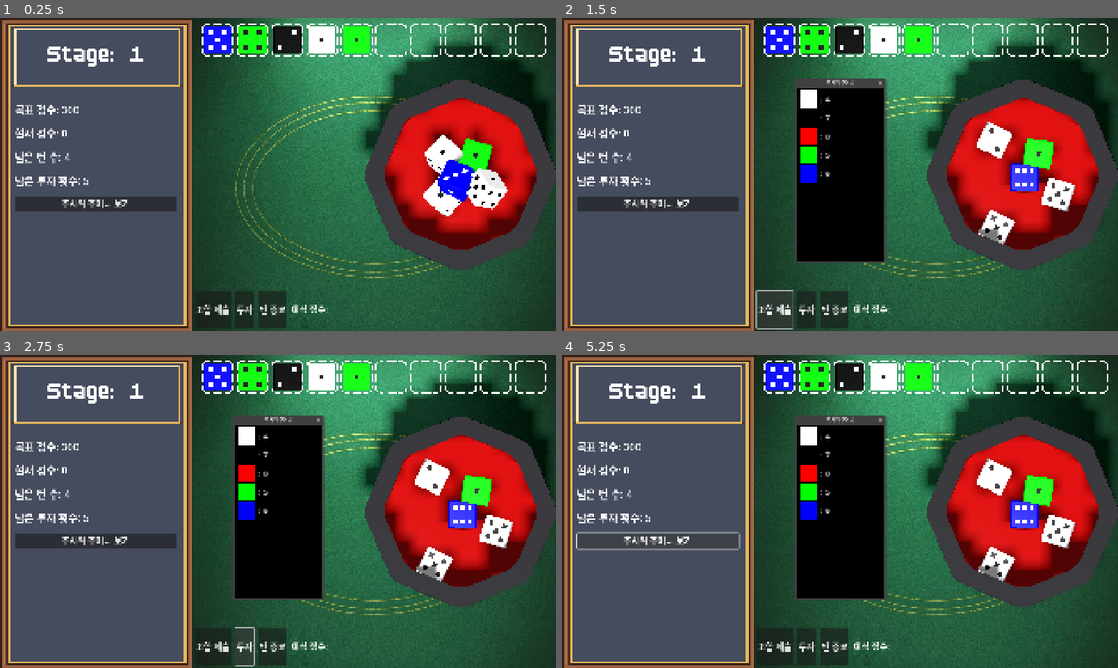
Above: before the commit, frames 1-4 (two rows, left to right).
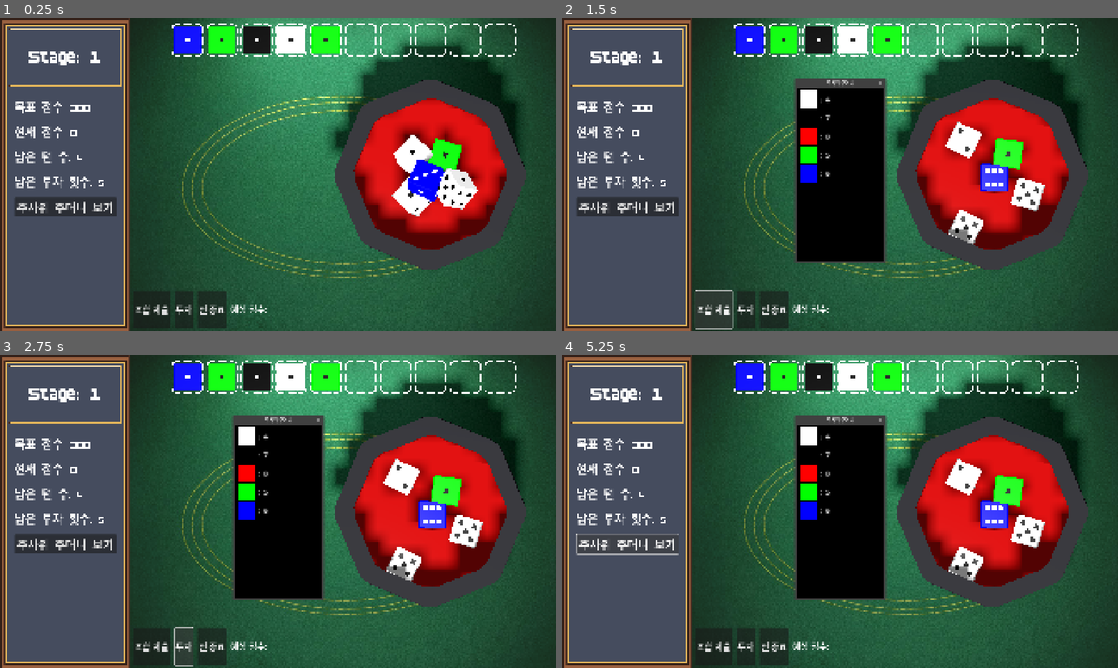
Above: after the commit, the same moments.

Repository: SangHyung-Jung/ColorDiceRollGame
Game: Godot game, scene res://main_screen.tscn
Two runs of this game, one before a commit and one after it. Both use one fixed random seed, a clock stepped at 60 frames per second and the inputs below.
Inputs:
- Up to frame 1 (0.25 s): no input
- Up to frame 2 (1.5 s): click "주사위 주머니 보기" at 0.5 s; click "조합 제출" at 1.25 s
- Up to frame 3 (2.75 s): click "투자" at 2 s
- Up to frame 4 (5.25 s): click "주사위 주머니 보기" at 2.75 s; click "조합 제출" at 3.5 s; click "투자" at 4.25 s; click "주사위 주머니 보기" at 5 s

The runs differ from the first frame. In frame 1, 47% of the frame differs, in the area x 0-100%, y 0-100%; in frame 2, 43%; in frame 3, 43%; in frame 4, 44%.

Commit message:
ui score panel ratio and font fix

Diff:
--- a/main_screen.gd
+++ b/main_screen.gd
@@ -2,12 +2,12 @@
 class_name MainScreen
 
 # === UI 노드 참조 ===
-@onready var stage_label: Label = $MainLayout/InfoPanel/VBoxContainer/StageLabel
-@onready var target_score_label: Label = $MainLayout/InfoPanel/VBoxContainer/TargetScoreLabel
-@onready var current_score_label: Label = $MainLayout/InfoPanel/VBoxContainer/CurrentScoreLabel
-@onready var turns_left_label: Label = $MainLayout/InfoPanel/VBoxContainer/TurnsLeftLabel
-@onready var invests_left_label: Label = $MainLayout/InfoPanel/VBoxContainer/InvestsLeftLabel
-@onready var view_dice_bag_button: Button = $MainLayout/InfoPanel/VBoxContainer/ViewDiceBagButton
+@onready var stage_label: Label = $MainLayout/InfoPanel/Panel/VBoxContainer/StageLabel
+@onready var target_score_label: Label = $MainLayout/InfoPanel/Panel/VBoxContainer/TargetScoreLabel
+@onready var current_score_label: Label = $MainLayout/InfoPanel/Panel/VBoxContainer/CurrentScoreLabel
+@onready var turns_left_label: Label = $MainLayout/InfoPanel/Panel/VBoxContainer/TurnsLeftLabel
+@onready var invests_left_label: Label = $MainLayout/InfoPanel/Panel/VBoxContainer/InvestsLeftLabel
+@onready var view_dice_bag_button: Button = $MainLayout/InfoPanel/Panel/VBoxContainer/ViewDiceBagButton
 @onready var submit_button: Button = $MainLayout/GameArea/InteractionUI/HBoxContainer/SubmitButton
 @onready var invest_button: Button = $MainLayout/GameArea/InteractionUI/HBoxContainer/InvestButton
 @onready var turn_end_button: Button = $MainLayout/GameArea/InteractionUI/HBoxContainer/TurnEndButton
--- a/main_screen.tscn
+++ b/main_screen.tscn
@@ -1,8 +1,11 @@
-[gd_scene load_steps=4 format=3 uid="uid://c81qr2c7cgegt"]
+[gd_scene load_steps=5 format=3 uid="uid://c81qr2c7cgegt"]
 
 [ext_resource type="Script" uid="uid://tfyw8iy6l28q" path="res://main_screen.gd" id="1_ssyjo"]
-[ext_resource type="Texture2D" uid="uid://8oa8tkgqa6kq" path="res://background.png" id="2_m5k1w"]
+[ext_resource type="Texture2D" uid="uid://b6ra7i5qkug47" path="res://score_panel.png" id="2_stk2i"]
 [ext_resource type="FontFile" uid="uid://ulruyehktvyh" path="res://font/boldpixels/BoldPixels.otf" id="3_7a4el"]
+
+[sub_resource type="StyleBoxTexture" id="StyleBoxTexture_fplum"]
+texture = ExtResource("2_stk2i")
 
 [node name="MainScreen" type="Control"]
 layout_mode = 3
@@ -12,16 +15,6 @@
 grow_horizontal = 2
 grow_vertical = 2
 script = ExtResource("1_ssyjo")
-
-[node name="Background" type="TextureRect" parent="."]
-layout_mode = 1
-anchors_preset = 15
-anchor_right = 1.0
-anchor_bottom = 1.0
-grow_horizontal = 2
-grow_vertical = 2
-texture = ExtResource("2_m5k1w")
-expand_mode = 1
 
 [node name="MainLayout" type="HBoxContainer" parent="."]
 layout_mode = 1
@@ -33,54 +26,68 @@
 theme_override_constants/separation = 0
 
 [node name="InfoPanel" type="MarginContainer" parent="MainLayout"]
-custom_minimum_size = Vector2(660, 0)
+custom_minimum_size = Vector2(450, 0)
 layout_mode = 2
-theme_override_constants/margin_left = 50
-theme_override_constants/margin_top = 50
-theme_override_constants/margin_right = 50
-theme_override_constants/margin_bottom = 20
 
-[node name="VBoxContainer" type="VBoxContainer" parent="MainLayout/InfoPanel"]
+[node name="Panel" type="Panel" parent="MainLayout/InfoPanel"]
 layout_mode = 2
+theme_override_styles/panel = SubResource("StyleBoxTexture_fplum")
+
+[node name="VBoxContainer" type="VBoxContainer" parent="MainLayout/InfoPanel/Panel"]
+layout_mode = 1
+anchors_preset = 15
+anchor_right = 1.0
+anchor_bottom = 1.0
+offset_left = 49.0
+offset_top = 43.0
+offset_right = -49.0
+grow_horizontal = 2
+grow_vertical = 2
 theme_override_constants/separation = 26
 
-[node name="VSeparator2" type="Control" parent="MainLayout/InfoPanel/VBoxContainer"]
+[node name="VSeparator2" type="Control" parent="MainLayout/InfoPanel/Panel/VBoxContainer"]
+custom_minimum_size = Vector2(0, 30)
 layout_mode = 2
 
-[node name="StageLabel" type="Label" parent="MainLayout/InfoPanel/VBoxContainer"]
+[node name="StageLabel" type="Label" parent="MainLayout/InfoPanel/Panel/VBoxContainer"]
 layout_mode = 2
 theme_override_fonts/font = ExtResource("3_7a4el")
-theme_override_font_sizes/font_size = 96
+theme_override_font_sizes/font_size = 70
 text = "STAGE 1-1"
 horizontal_alignment = 1
 
-[node name="VSeparator" type="Control" parent="MainLayout/InfoPanel/VBoxContainer"]
-custom_minimum_size = Vector2(0, 60)
+[node name="VSeparator" type="Control" parent="MainLayout/InfoPanel/Panel/VBoxContainer"]
+custom_minimum_size = Vector2(0, 50)
 layout_mode = 2
 
-[node name="TargetScoreLabel" type="Label" parent="MainLayout/InfoPanel/VBoxContainer"]
+[node name="TargetScoreLabel" type="Label" parent="MainLayout/InfoPanel/Panel/VBoxContainer"]
 layout_mode = 2
-theme_override_font_sizes/font_size = 36
+theme_override_fonts/font = ExtResource("3_7a4el")
+theme_override_font_sizes/font_size = 40
 text = "목표 점수: 300"
 
-[node name="CurrentScoreLabel" type="Label" parent="MainLayout/InfoPanel/VBoxContainer"]
+[node name="CurrentScoreLabel" type="Label" parent="MainLayout/InfoPanel/Panel/VBoxContainer"]
 layout_mode = 2
-theme_override_font_sizes/font_size = 36
+theme_override_fonts/font = ExtResource("3_7a4el")
+theme_override_font_sizes/font_size = 40
 text = "현재 점수: 0"
 
-[node name="TurnsLeftLabel" type="Label" parent="MainLayout/InfoPanel/VBoxContainer"]
+[node name="TurnsLeftLabel" type="Label" parent="MainLayout/InfoPanel/Panel/VBoxContainer"]
 layout_mode = 2
-theme_override_font_sizes/font_size = 36
+theme_override_fonts/font = ExtResource("3_7a4el")
+theme_override_font_sizes/font_size = 40
 text = "남은 제출 횟수: 4"
 
-[node name="InvestsLeftLabel" type="Label" parent="MainLayout/InfoPanel/VBoxContainer"]
+[node name="InvestsLeftLabel" type="Label" parent="MainLayout/InfoPanel/Panel/VBoxContainer"]
 layout_mode = 2
-theme_override_font_sizes/font_size = 36
+theme_override_fonts/font = ExtResource("3_7a4el")
+theme_override_font_sizes/font_size = 40
 text = "남은 투자 횟수: 5"
 
-[node name="ViewDiceBagButton" type="Button" parent="MainLayout/InfoPanel/VBoxContainer"]
+[node name="ViewDiceBagButton" type="Button" parent="MainLayout/InfoPanel/Panel/VBoxContainer"]
 layout_mode = 2
-theme_override_font_sizes/font_size = 30
+theme_override_fonts/font = ExtResource("3_7a4el")
+theme_override_font_sizes/font_size = 40
 text = "주사위 주머니 보기"
 
 [node name="GameArea" type="Control" parent="MainLayout"]
@@ -98,7 +105,7 @@
 
 [node name="SubViewport" type="SubViewport" parent="MainLayout/GameArea/RollingArea"]
 handle_input_locally = false
-size = Vector2i(1260, 1080)
+size = Vector2i(1470, 1080)
 render_target_update_mode = 4
 
 [node name="SocketContainer" type="HBoxContainer" parent="MainLayout/GameArea"]
--- a/scripts/components/dice.gd
+++ b/scripts/components/dice.gd
@@ -14,14 +14,7 @@
 const FACE_ANGLE := 90.0
 const MAX_ROLL_TIME := 10.0  # 최대 10초 후 강제 정지
 
-var sides = {
-	1: Vector3.LEFT,
-	2: Vector3.FORWARD,
-	3: Vector3.DOWN,
-	4: Vector3.UP,
-	5: Vector3.BACK,
-	6: Vector3.RIGHT,
-}
+var face_markers: Array[Node3D] = []
 
 var rolling := false
 var roll_time := 0.0
@@ -34,10 +27,9 @@
 	continuous_cd = true
 	contact_monitor = true
 	max_contacts_reported = 5
-	can_sleep = false  # 주사위가 자동으로 sleep되지 않도록
+	can_sleep = false
 	gravity_scale = 10
 
-	# 물리 중심을 약간 랜덤하게 설정하여 주사위가 항상 다르게 굴러가도록
 	center_of_mass_mode = RigidBody3D.CENTER_OF_MASS_MODE_CUSTOM
 	center_of_mass = Vector3(
 		randf_range(-0.05, 0.05),
@@ -45,7 +37,6 @@
 		randf_range(-0.05, 0.05)
 	)
 
-	# freeze_mode 설정하지 않음 - 동적 물리 시뮬레이션 허용
 	physics_material_override = PhysicsMaterial.new()
 	physics_material_override.absorbent = false
 	physics_material_override.bounce = 0.3
@@ -56,8 +47,19 @@
 		original_position = position
 	add_to_group("dice")
 
+	# 자식 노드를 순회하여 'Face_X' 마커를 찾습니다.
+	for child in get_children():
+		if child.name.begins_with("Face_"):
+			face_markers.append(child)
+
+	if face_markers.size() != 6:
+		push_error("Dice '%s' must have exactly 6 child nodes named 'Face_1' through 'Face_6'." % name)
+
+
 func max_tilt() -> float:
-	return cos(deg_to_rad(FACE_ANGLE / float(sides.size())))
+	# This function might need adjustment if it was dependent on the old 'sides' dictionary
+	# For now, returning a sensible default.
+	return cos(deg_to_rad(FACE_ANGLE / 6.0))
 
 # ★ 1. 스폰(리스폰)용 물리: 빠르게 떨어지고 컵 안으로 들어가도록
 func setup_physics_for_spawning() -> void:
@@ -111,32 +113,22 @@
 
 	roll_time += delta
 
-	# 속도 제한 적용
 	_apply_velocity_limits()
-
-	# 경계 체크 (카메라 시야에서 너무 멀어지면 강제 정지)
 	_check_bounds()
 
-	# _check_bounds에서 강제 정지되었으면 여기서 종료
-	if not rolling:
-		return
-
-	# 시간 제한 체크 (최대 시간 초과 시 강제 정지)
+	if not rolling:
+		return
+
 	if roll_time > MAX_ROLL_TIME:
 		print("Dice ", name, " exceeded max roll time, forcing stop")
 		_force_stop()
 		return
 
-	# 0.5초 전에는 체크하지 않음 (굴러가는 시간 확보)
 	if roll_time < 0.5:
 		return
 
 	var angular_vel = angular_velocity.length()
 	var linear_vel = linear_velocity.length()
-
-	# 디버그: 속도 출력 (주석 처리)
-	# if int(roll_time * 10) % 10 == 0:  # 0.1초마다
-	# 	print("🎲 ", name, " - 시간: ", roll_time, "s, 선속도: ", linear_vel, ", 각속도: ", angular_vel)
 
 	if angular_vel < ANGULAR_VELOCITY_THRESHOLD and linear_vel < LINEAR_VELOCITY_THRESHOLD:
 		_finish_roll()
@@ -150,44 +142,35 @@
 	roll_finished.emit(result, name)
 
 func _calculate_face_value() -> int:
-	# 월드 UP 벡터 (항상 위를 향함)
-	var world_up = Vector3.UP
+	if face_markers.is_empty():
+		push_error("Cannot calculate face value: No face markers found.")
+		return 1
+
 	var best_dot = -2.0
 	var result = 1
 
-	print("🎲 ", name, " - 계산 중")
-
-	for value in sides:
-		# 주사위 로컬 면 노멀을 월드 좌표로 변환
-		var face_normal_world = global_transform.basis * sides[value]
-		# 월드 UP과 내적하여 어떤 면이 위를 향하는지 확인
-		var dot = world_up.dot(face_normal_world)
-		print("  면 ", value, " (", sides[value], "): dot = ", dot, ", world normal: ", face_normal_world)
+	print("🎲 ", name, " - 계산 중 (Marker3D 방식)")
+
+	for marker in face_markers:
+		# 마커의 Z축(앞쪽)이 바깥을 향한다고 가정하고 월드 좌표로 변환합니다.
+		# Godot에서 노드의 Z축은 '앞'을 의미하며, 보통 -Z가 정면 방향입니다.
+		# 마커를 모델에 배치할 때 파란색 화살표(-Z)가 면의 바깥쪽을 향하게 해야 합니다.
+		var marker_forward_world = -marker.global_transform.basis.z
+		var dot = Vector3.UP.dot(marker_forward_world)
+
+		# print("  마커 ", marker.name, ": dot = ", dot)
 		if dot > best_dot:
 			best_dot = dot
-			result = value
+			result = int(marker.name.split("_")[1])
 
 	print("  👉 최종 결과: ", result, " (best_dot: ", best_dot, ")")
 	return result
 
 func reset_position(new_position: Vector3) -> void:
 	global_position = new_position
-
-	# 랜덤 초기 회전 설정
-	rotation_degrees = Vector3(
-		randf_range(0, 360),
-		randf_range(0, 360),
-		randf_range(0, 360)
-	)
-
-	# 초기 각속도도 랜덤하게 설정하여 떨어지면서 회전하도록
+	rotation_degrees = Vector3(randf_range(0, 360), randf_range(0, 360), randf_range(0, 360))
 	linear_velocity = Vector3.ZERO
-	angular_velocity = Vector3(
-		randf_range(-5, 5),
-		randf_range(-5, 5),
-		randf_range(-5, 5)
-	)
-
+	angular_velocity = Vector3(randf_range(-5, 5), randf_range(-5, 5), randf_range(-5, 5))
 	rolling = false
 	original_position = new_position
 	print("🔄 ", name, " reset - pos: ", new_position, ", angular_vel: ", angular_velocity)
@@ -197,62 +180,38 @@
 	apply_torque_impulse(torque)
 
 func show_face(face_value: int) -> void:
-	# 주사위를 지정된 면이 위로 오도록 회전
-	if face_value in sides:
-		var target_rotation = _get_rotation_for_face(face_value)
-		print("🎲 ", name, " show_face(", face_value, ") - 설정 전 rotation: ", rotation_degrees, " → 설정 후: ", target_rotation)
-		rotation_degrees = target_rotation
-
-		# 다음 프레임까지 기다려서 transform 업데이트 확인
-		await get_tree().process_frame
-		print("    실제 적용된 rotation: ", rotation_degrees)
-
-func _get_rotation_for_face(face_value: int) -> Vector3:
-	# 각 면에 대응하는 회전값 계산
-	match face_value:
-		1: return Vector3(0, 0, -90)  # LEFT가 위로
-		2: return Vector3(-90, 0, 0)  # FORWARD가 위로
-		3: return Vector3(0, 0, 180)  # DOWN이 위로
-		4: return Vector3(0, 0, 0)    # UP이 위로 (기본)
-		5: return Vector3(90, 0, 0)   # BACK이 위로
-		6: return Vector3(0, 0, 90)   # RIGHT가 위로
-		_: return Vector3.ZERO
+	# TODO: 이 기능은 Marker3D 접근법으로 재구현해야 합니다.
+	# 현재는 주사위 값 계산이 더 중요하므로, 이 기능은 일시적으로 비활성화됩니다.
+	# print("🎲 ", name, " show_face(", face_value, ") - 기능이 일시적으로 비활성화되었습니다.")
+	pass
 
 func _apply_velocity_limits() -> void:
-	# 최대 속도 제한
 	if linear_velocity.length() > MAX_VELOCITY:
 		linear_velocity = linear_velocity.normalized() * MAX_VELOCITY
-
 	if angular_velocity.length() > MAX_VELOCITY:
 		angular_velocity = angular_velocity.normalized() * MAX_VELOCITY
 
 func _check_bounds() -> void:
-	# 원점에서 너무 멀어지면 강제로 정지
 	var distance_from_origin = global_position.length()
 	if distance_from_origin > MAX_DISTANCE_FROM_ORIGIN:
 		print("Dice ", name, " too far from origin, forcing stop")
 		_force_stop()
-		return  # 강제 정지 후 즉시 반환하여 중복 처리 방지
+		return
 
 func _force_stop() -> void:
-	# 중복 호출 방지
-	if not rolling:
-		return
-
-	# 강제 정지
+	if not rolling:
+		return
+
 	linear_velocity = Vector3.ZERO
 	angular_velocity = Vector3.ZERO
 	rolling = false
 
-	# 원점 또는 안전한 위치로 이동
 	if original_position != Vector3.ZERO:
 		global_position = original_position + Vector3(randf_range(-2, 2), 2, randf_range(-2, 2))
 	else:
-		# 원점 근처로 이동
 		global_position = Vector3(randf_range(-10, 10), 2, randf_range(-10, 10))
 
 	print("Dice ", name, " forced to position: ", global_position)
 
-	# 롤 완료 시그널 발송
 	var result = _calculate_face_value()
 	roll_finished.emit(result, name)
Binary file added: score_panel.png
Not shown, added: score_panel.png.import
